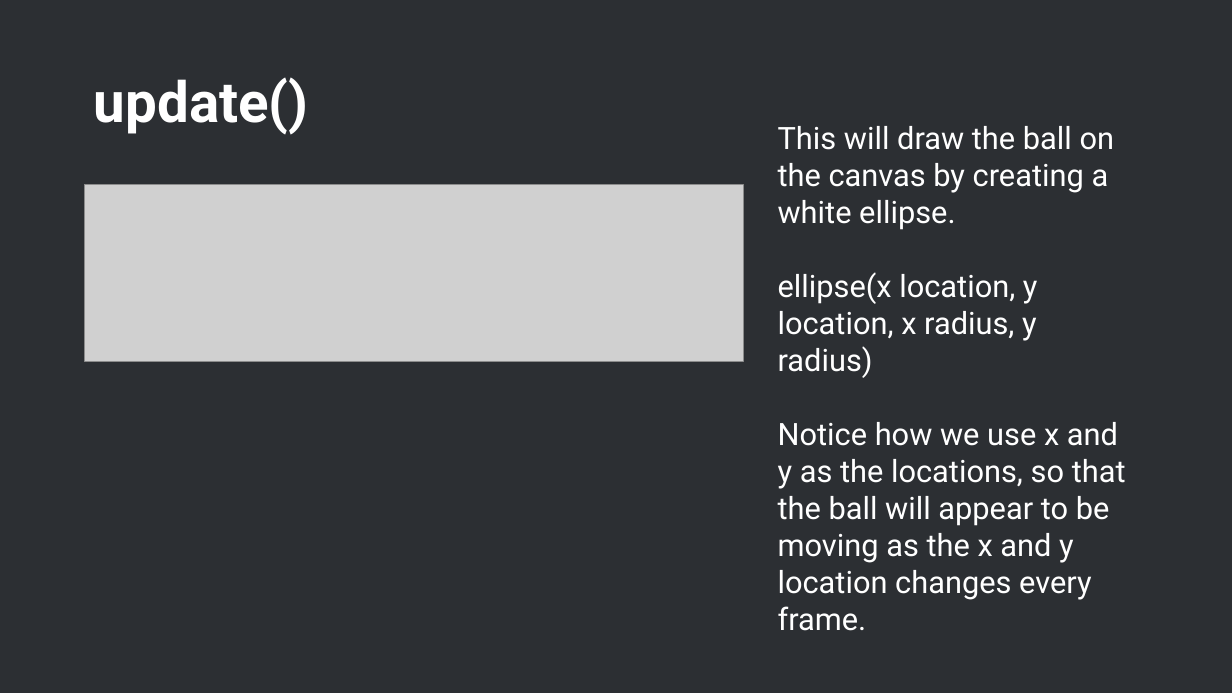
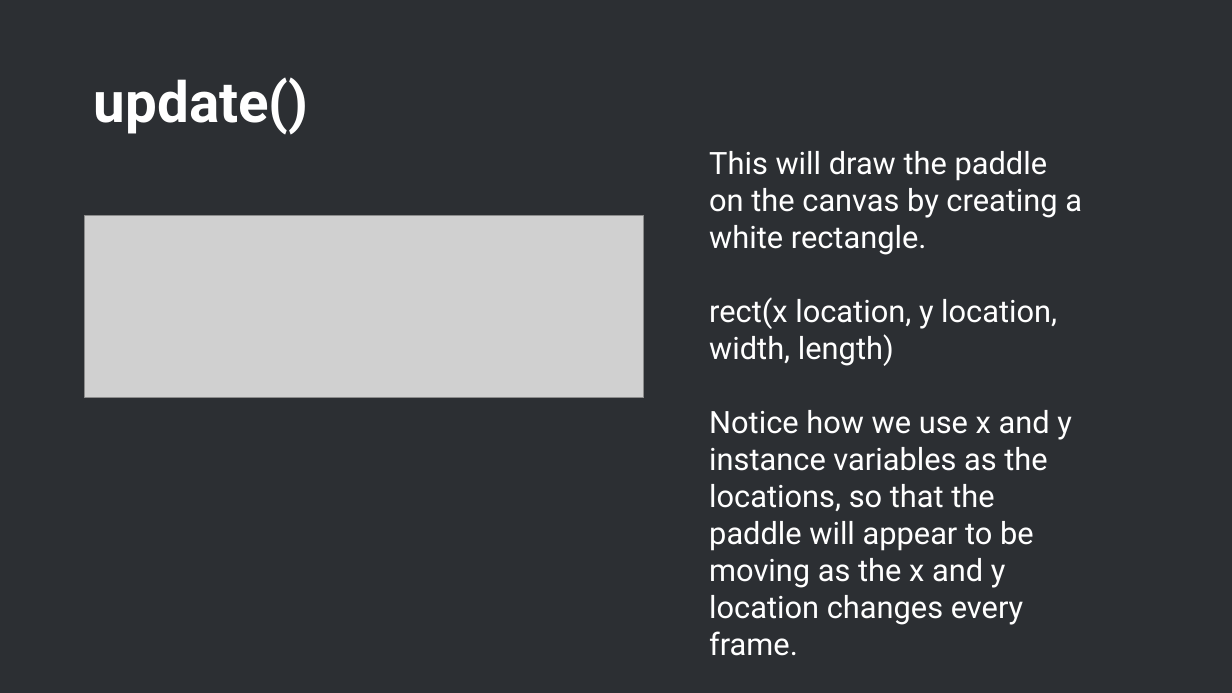
Before and after one commit to Kaidriver/p5.js-pong-workshop, a slide deck: slide 16 of p5.js workshopu.pptx. Drawn at 1232x693 pixels with LibreOffice and Linux fonts; fonts in the diff are those of the drawing; grey boxes stand for pictures; background and template pictures are left out. Boxes give left, top, right and bottom in pixels: in the first picture for what was removed or moved away, otherwise in the second. Text is boxed around its words. In the diff, an @@ line names an element or a change of style, - is before the commit and + after.

```diff
--- a/p5.js workshopu.pptx
+++ b/p5.js workshopu.pptx
@@ text at (709, 151, 1082, 656): text changed @@
-This will draw the ball on the canvas by creating a white ellipse.
-ellipse(x location, y location, x radius, y radius)
-Notice how we use x and y as the locations, so that the ball will appear to be moving as the x and y location changes every frame.
+This will draw the paddle on the canvas by creating a white rectangle.
+rect(x location, y location, width, length)
+Notice how we use x and y instance variables as the locations, so that the paddle will appear to be moving as the x and y location changes every frame.
@@ picture: place and size @@
-picture at (85, 185, 743, 362)
+picture at (85, 215, 644, 397)
```
Also in this commit, not shown: 14 other slides changed, 3 slides added.
